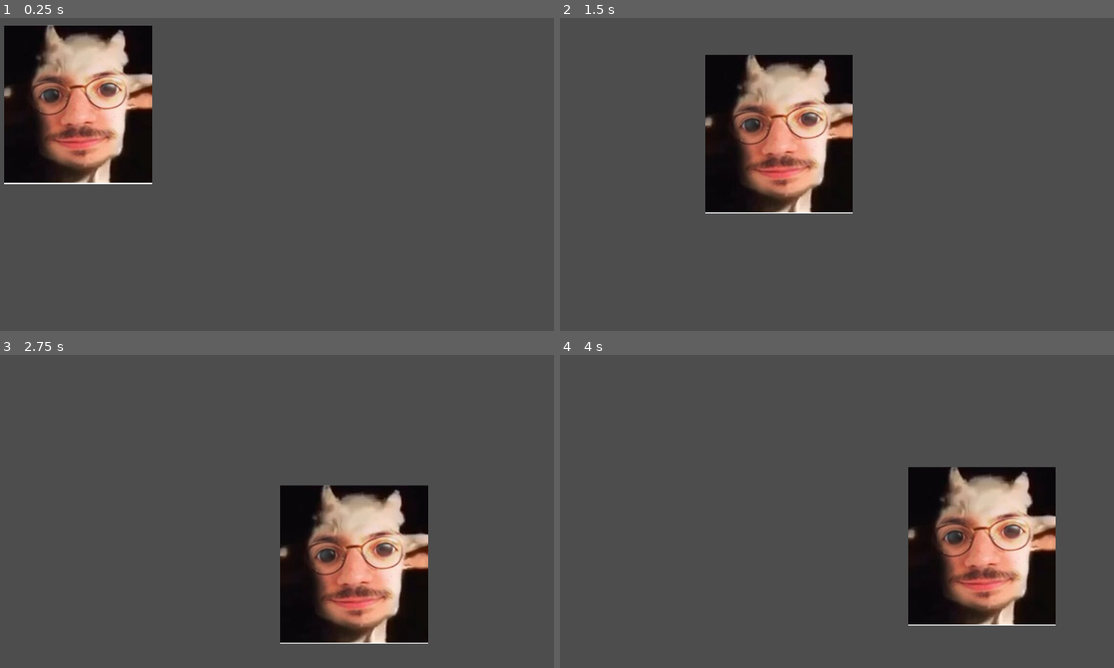
Above: before the commit, frames 1-4 (two rows, left to right).
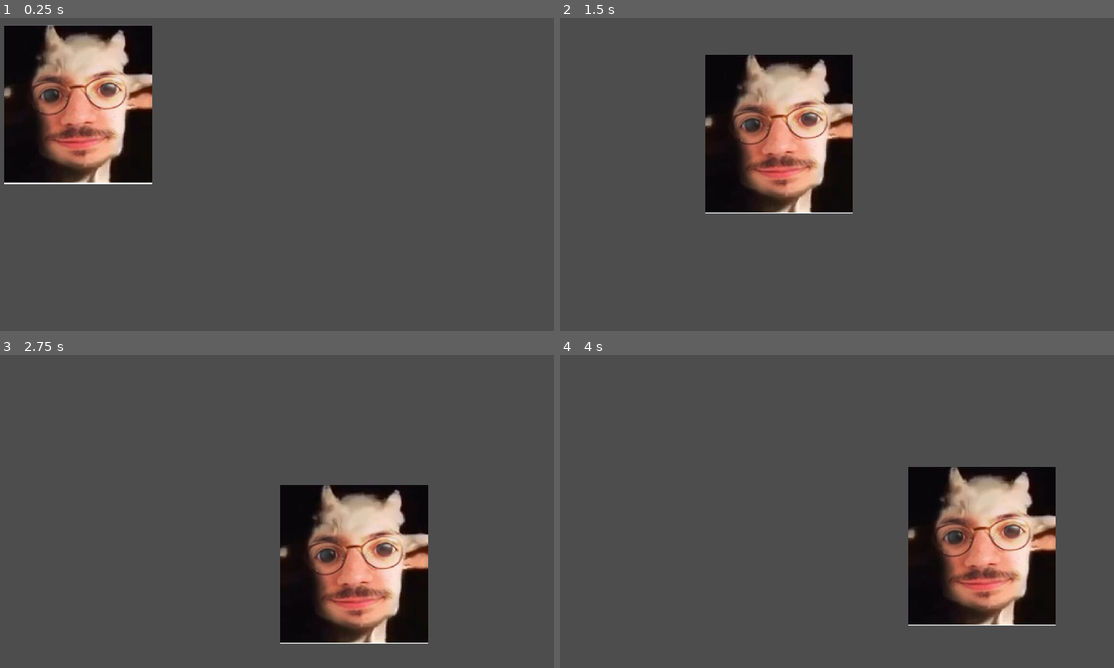
Above: after the commit, the same moments.

Repository: MMeche/GameJamMA
Game: Godot game, scene res://player.tscn
The game is run twice, just before and just after one commit, with the same random seed, the same clock (stepped at 60 frames per second) and the same inputs.
Inputs:
- Up to frame 1 (0.25 s): no input
- Up to frame 2 (1.5 s): tap Enter at 0.5 s; hold D (move_right) 0.53-1.28 s; tap W (jump) at 0.77 s; hold S (move_down) from 1.28 s (still down)
- Up to frame 3 (2.75 s): tap W (jump) at 1.52 s; release S (move_down) at 2.03 s; hold D (move_right) from 2.03 s (still down)
- Up to frame 4 (4 s): tap W (jump) at 3.02, 3.77 s; release D (move_right) at 3.53 s; hold A (move_left) from 3.53 s (still down)

The runs differ from the first frame. In frame 1, less than 0.1% of the frame differs, in the area x 0-28%, y 16-53%; in frame 2, less than 0.1%; in frame 3, less than 0.1%, in the area x 50-78%, y 41-83%; in frame 4, less than 0.1%.

Commit message:
Je répare mes bêtises sur le push de Guilhem

Diff:
--- a/project.godot
+++ b/project.godot
@@ -14,6 +14,10 @@
 run/main_scene="res://player.tscn"
 config/features=PackedStringArray("4.3", "Forward Plus")
 config/icon="res://icon.svg"
+
+[rendering]
+
+textures/canvas_textures/default_texture_filter=3
 
 [display]
 
